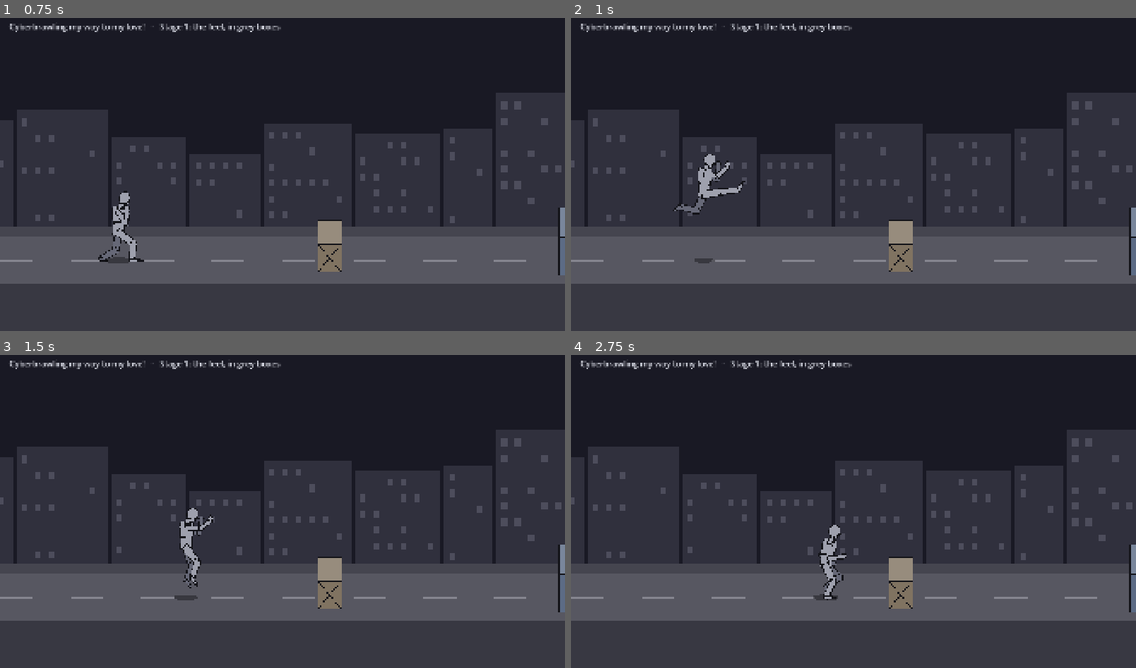
Above: before the commit, frames 1-4 (two rows, left to right).
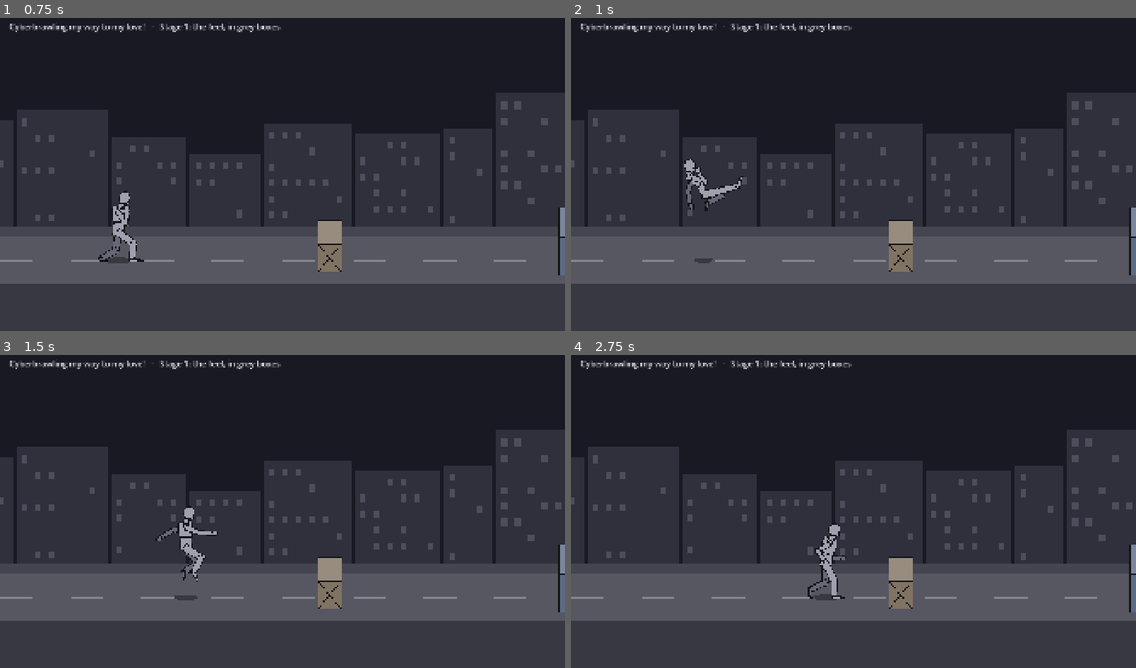
Above: after the commit, the same moments.

Repository: jetomev/cyberbrawling-my-way-to-my-love
Game: Godot game, scene res://scenes/main.tscn
Two runs of this game, one before a commit and one after it. Both use one fixed random seed, a clock stepped at 60 frames per second and the inputs below.
Inputs (mouse positions are in pixels of both pictures, inside the frame that each line leads up to):
- Up to frame 1 (0.75 s): tap Enter at 0.5 s; move the mouse to (406, 155) at 0.52 s; hold Right (move_right) from 0.53 s (still down); hold D (block) from 0.53 s (still down); click (406, 155) at 0.67 s
- Up to frame 2 (1 s): keep holding Right (move_right); keep holding D (block); tap Space (jump) at 0.77 s; tap B (kick) at 0.8 s
- Up to frame 3 (1.5 s): tap Space (jump) at 1.07 s; release Right (move_right) at 1.25 s; release D (block) at 1.25 s; drag from (169, 524) to (254, 574) at 1.27 s
- Up to frame 4 (2.75 s): move the mouse to (910, 439) at 2.02 s; hold Right (move_right) from 2.03 s (still down); hold W (run) from 2.03 s (still down); tap A (punch) at 2.1 s

Frame 1 is identical in both runs. In frame 2, 0.9% of the frame differs, in the area x 18-31%, y 43-63%; in frame 3, 0.6%; in frame 4, 0.4%.

Commit message:
Stage 1: Javier's play of a7c202b: a flying side kick, a brisker walk, a real run
Javier, 2026-11-02 21:21 (through the assistant team): "the flying kick, has to look like a flying kick, not like a
karate kid movie kick, is weird. Movements are much better. Walk is too slow, and running looks weird."

- Flying kick: now a flying side kick, not the crane front kick. Off the jump the knee chambers to the side; at the
  hit he is side-on, leaning back in one line away from the target, the kicking leg driven out straight and a little
  up, heel first, the other knee tucked up under him. Then (studied from "Wushu Basics", Commons, CC BY-SA 3.0) the
  legs fold, the body comes round, the arms go out wide for balance and the knees stay tucked until the legs reach
  for the street. The old front-kick-shape test is replaced.
- Walk: brisk, 1.5 legs a second (CMU 16_15's easy walk is 1.33), a stride of 1.45 legs, about 1 s a cycle.
- Run: a stride every 0.6 s, 2.4 legs long (CMU 16_08 at a jog; it was 0.4 s, quick little steps, 1.6 legs); each
  foot on the street a quarter of the cycle with a flight between steps; the foot lands closer under him than it
  pushes off behind, and the body is at its highest in the flight, so he runs tall (the hips sank 27 px; now 15).

Guards first (all failed on the old code): the side kick's shape at the hit, no crane, arms wide and knees tucked
through the fall; the walk's pace and stride; the run's cadence, stride, arm drive, bent elbows and height.

Tests: 141 (3105 checks), up from 140 (2985).

Co-Authored-By: Claude Opus 5.5 <noreply@anthropic.com>

Diff:
--- a/game/scripts/present/poses.gd
+++ b/game/scripts/present/poses.gd
@@ -107,11 +107,11 @@
 ## (Javier, 2026-11-02 18:48: the hero walks and runs, X switches between the fight stance and the walk stance).
 const RELAXED := {"f": Vector2(12.0, 118.0), "b": Vector2(-10.0, 118.0)}
 ## The everyday walk: each foot planted most of the cycle, the legs passing each other, the arms swinging against them.
-const STROLL_CYCLE := 64  # (CMU 16_15: about 1.1 s a cycle at an easy walk)
-const STROLL_STEP := 26
+const STROLL_CYCLE := 58  # a brisk walk, about 1 s a cycle and a stride of 1.45 legs (CMU 16_15: 1.11 s, 1.47 legs)
+const STROLL_STEP := 24
 ## The run: knees high, arms bent and pumping, a lean forward, and a moment with both feet off the street.
-const RUN_CYCLE := 24
-const RUN_STEP := 15
+const RUN_CYCLE := 36  # a stride every 0.6 s, 2.4 legs long (CMU 16_08 at a jog); at 0.4 s it was quick little steps
+const RUN_STEP := 27  # each foot on the street a quarter of the cycle: the rest is swing, with a flight between steps
 ## The walk is a fighter's shuffle, not a stroll (Javier, 2026-11-02 morning): the front foot steps out, the back foot
 ## follows, the feet never pass each other and the stance never breaks. A cycle of WALK_CYCLE ticks; each foot spends
 ## WALK_STEP of them in the air and the rest planted, sliding back under the body at exactly the walking speed, so a
@@ -187,19 +187,27 @@
 		["active_end", {"step_f": 8.0, "cover_f": 0.0, "hip_x": 3.0, "hip_turn": 3.0, "arm_f_upper": -98.0, "arm_f_lower": 0.0, "torso": 6.0, "head": 4.0}],
 		["follow", {"step_f": 4.0, "hip_x": 1.0, "torso": 9.0}],
 		["end", {}]],
-	# the flying kick (CMU 135_04, a front kick, for its shape): the knee up in a chamber with the body leaning over it,
-	# the leg snaps out as the body comes upright, it holds a moment, folds back to the chamber, then the legs come
-	# under him for the landing; hands up the whole way
-	"air_kick": [["start", {"leg_f_upper": -72.0, "leg_f_lower": 118.0, "leg_b_upper": 14.0, "leg_b_lower": 70.0,
-			"torso": 20.0, "head": -10.0, "hip_y": 0.0}],
-		["startup", {"leg_f_upper": -100.0, "leg_f_lower": 4.0, "leg_b_upper": 26.0, "leg_b_lower": 80.0, "torso": 6.0,
-			"head": 4.0, "hip_y": 0.0}],
-		["active_end", {"leg_f_upper": -100.0, "leg_f_lower": 4.0, "leg_b_upper": 26.0, "leg_b_lower": 80.0, "torso": 6.0,
-			"head": 4.0, "hip_y": 0.0}],
-		["recoil", {"leg_f_upper": -92.0, "leg_f_lower": 135.0, "leg_b_upper": 10.0, "leg_b_lower": 70.0, "torso": 4.0,
-			"head": 4.0, "hip_y": 0.0}],
-		["tuck", {"leg_f_upper": -40.0, "leg_f_lower": 60.0, "leg_b_upper": -20.0, "leg_b_lower": 40.0, "torso": 6.0,
-			"head": 14.0, "hip_y": 0.0}]],
+	# the flying kick: a flying side kick (Javier, 2026-11-02 21:21: "has to look like a flying kick, not like a karate
+	# kid movie kick"). Off the jump the knee chambers to the side with both legs drawn up; at the hit the body is
+	# side-on and leans back away from the target, the kicking leg driven out straight, heel first, the other leg tucked
+	# tight under him, the lead fist guarding and the rear arm back. Then ("Wushu Basics", Commons, CC BY-SA 3.0) the
+	# legs fold up, the body comes round, the arms go out wide for balance, and the knees stay tucked until the legs
+	# reach for the street (landing())
+	"air_kick": [["start", {"turn": 55.0, "torso": -14.0, "head": 10.0, "hip_turn": -10.0, "hip_y": 0.0,
+			"leg_f_upper": -78.0, "leg_f_lower": 125.0, "leg_b_upper": -45.0, "leg_b_lower": 130.0,
+			"cover_b": 0.0, "arm_b_upper": 40.0, "arm_b_lower": -70.0}],
+		["startup", {"turn": 85.0, "torso": -52.0, "head": 34.0, "hip_turn": -26.0, "hip_y": 0.0,
+			"leg_f_upper": -104.0, "leg_f_lower": 0.0, "leg_b_upper": -88.0, "leg_b_lower": 150.0,
+			"cover_b": 0.0, "arm_b_upper": 70.0, "arm_b_lower": -30.0}],
+		["active_end", {"turn": 85.0, "torso": -52.0, "head": 34.0, "hip_turn": -26.0, "hip_y": 0.0,
+			"leg_f_upper": -104.0, "leg_f_lower": 0.0, "leg_b_upper": -88.0, "leg_b_lower": 150.0,
+			"cover_b": 0.0, "arm_b_upper": 70.0, "arm_b_lower": -30.0}],
+		["recoil", {"turn": 35.0, "torso": -10.0, "head": 10.0, "hip_turn": -8.0, "hip_y": 0.0,
+			"leg_f_upper": -75.0, "leg_f_lower": 115.0, "leg_b_upper": -45.0, "leg_b_lower": 120.0,
+			"cover_f": 0.0, "cover_b": 0.0, "arm_f_upper": -75.0, "arm_f_lower": -15.0, "arm_b_upper": 80.0, "arm_b_lower": -15.0}],
+		["tuck", {"turn": 0.0, "torso": 0.0, "head": 6.0, "hip_turn": 0.0, "hip_y": 0.0,
+			"leg_f_upper": -60.0, "leg_f_lower": 90.0, "leg_b_upper": -40.0, "leg_b_lower": 95.0,
+			"cover_f": 0.0, "cover_b": 0.0, "arm_f_upper": -70.0, "arm_f_lower": -15.0, "arm_b_upper": 75.0, "arm_b_lower": -15.0}]],
 	"climb": [["start", {"cover_f": 0.0, "cover_b": 0.0, "open_f": 1.0, "open_b": 1.0, "hand_f": -30.0, "hand_b": -30.0, "arm_f_upper": -165.0, "arm_f_lower": 0.0, "arm_b_upper": -150.0, "arm_b_lower": 0.0,
 			"leg_f_upper": -20.0, "leg_f_lower": 30.0, "hip_y": 0.0}],
 		["climb_mid", {"cover_f": 0.0, "cover_b": 0.0, "open_f": 1.0, "open_b": 1.0, "hand_f": 60.0, "hand_b": 60.0, "arm_f_upper": -60.0, "arm_f_lower": -30.0, "arm_b_upper": -40.0, "arm_b_lower": -30.0,
@@ -436,7 +444,7 @@
 					if t < WALK_EASE_IN:
 						pose = blend(full(STAND), pose, float(t) / WALK_EASE_IN)
 				elif state == "run":
-					pose.merge(_gait(t, RUN_CYCLE, RUN_STEP, tune["run_speed"], 64.0, 38.0, true), true)
+					pose.merge(_gait(t, RUN_CYCLE, RUN_STEP, tune["run_speed"], 64.0, 40.0, true, 0.7), true)
 					if t < WALK_EASE_IN:
 						pose = blend(full(STAND), pose, float(t) / WALK_EASE_IN)
 				return pose
@@ -518,27 +526,31 @@
 ## stays planted, sliding back under the body at `speed`, so it holds its place on the street; the back foot is half a
 ## cycle behind, so the legs pass each other. The arms swing against the legs by `arm` degrees. In a run the swing
 ## is longer than the stance, so twice a cycle both feet are off the street, and the body lifts in that moment.
-static func _gait(t: int, cycle: int, step: int, speed: float, lift: float, arm: float, heel_first := false) -> Dictionary:
+## "ahead" is how far in front a foot lands, as a share of the half-stride: 1 lands as far ahead as it leaves behind;
+## a runner lands closer under the body (the hips don't drop to reach far ahead) and pushes off further behind.
+static func _gait(t: int, cycle: int, step: int, speed: float, lift: float, arm: float, heel_first := false, ahead := 1.0) -> Dictionary:
 	var reach := speed * float(cycle - step) * 0.5
+	var front := reach * ahead
+	var back := 2.0 * reach - front
 	var out := {"feet": 1.0, "relaxed": 1.0, "rise_b": 0.0}
 	var airborne := 0
 	for side in ["f", "b"]:
 		var u := (t + (0 if side == "f" else cycle / 2)) % cycle
 		if u < step:
 			var k := float(u) / step
-			out["step_" + side] = lerpf(-reach, reach, k * k * (3.0 - 2.0 * k))
+			out["step_" + side] = lerpf(-back, front, k * k * (3.0 - 2.0 * k))
 			# the heel lifts behind straight after the push-off (the lift comes early in the swing), as recorded walks
 			# and runs show; the toe then skims forward
 			out["lift_" + side] = lift * sin(PI * (pow(k, 0.55) if heel_first else k))
 			airborne += 1
 		else:
-			out["step_" + side] = reach - speed * float(u - step)
+			out["step_" + side] = front - speed * float(u - step)
 			out["lift_" + side] = 0.0
 	# the arms against the legs: the near arm forward as the far leg comes forward, and the other way about
 	out["arm_f_upper"] = -8.0 - arm * out["step_b"] / maxf(reach, 1.0)
 	out["arm_b_upper"] = 8.0 - arm * out["step_f"] / maxf(reach, 1.0)
 	if airborne == 2:
-		out["hip_y"] = -14.0 if lift > 40.0 else -4.0  # both feet off the street: the body is in the air
+		out["hip_y"] = -20.0 if lift > 40.0 else -4.0  # both feet off the street: the body is in the air, at its highest
 	return out
 
 
--- a/game/scripts/sim/tuning.gd
+++ b/game/scripts/sim/tuning.gd
@@ -5,7 +5,7 @@
 const DEFAULTS := {
 	# moving along the street (x) and up/down its depth (z, the shallow street of D-13)
 	"walk_speed": 4.0,
-	"stroll_speed": 2.2,  # the walk stance's everyday walk: a real easy walk at this scale (CMU 16_15: 1.15 s a cycle)
+	"stroll_speed": 3.0,  # the walk stance's walk: brisk, 1.5 legs a second (CMU 16_15's easy walk is 1.33; Javier, 2026-11-02 21:21: "Walk is too slow")
 	"run_speed": 8.0,  # W held (Javier, 2026-11-02 18:48: "the character needs to be able to walk, and run")
 	"stance_switch_ticks": 8,  # X: from the fight stance to the walk stance and back
 	"depth_speed": 2.4,
--- a/game/tests/test_reference.gd
+++ b/game/tests/test_reference.gd
@@ -36,17 +36,29 @@
 	check(fall["leg_f_lower"] <= 30.0, "reaching for the street, the knees only a little bent")
 
 
-func test_the_flying_kick_has_the_front_kicks_shape() -> void:
-	# CMU 135_04: the knee comes up with the spine leaning forward over it; the leg snaps out as the body comes
-	# upright; a moment held; then it folds back to the chamber
+func test_the_flying_kick_is_a_flying_side_kick() -> void:
+	# Javier played build a7c202b (2026-11-02 21:21, through the assistant team): "the flying kick, has to look like a
+	# flying kick, not like a karate kid movie kick, is weird". The classic flying side kick: at the hit the body is
+	# side-on and leans back away from the target, the kicking leg is driven out straight at hip height or above,
+	# the other leg tucked tight under him. Then ("Wushu Basics", Commons, CC BY-SA 3.0) the knees stay tucked and
+	# the arms go out wide for balance until the legs reach for the street.
 	var t := Tuning.fresh()
 	var d := Moves.data("air_kick", t)
-	check(d["startup"] >= 6, "time to show the chamber before the kick (%d frames)" % d["startup"])
-	check(Poses.angles("air_kick", 0, t)["torso"] >= 15.0, "in the chamber the body leans over the knee")
 	var hit := Poses.angles("air_kick", d["startup"], t)
-	check(hit["torso"] <= 8.0, "at the kick the body is upright")
-	check(Poses.angles("air_kick", 0, t)["leg_f_lower"] >= 100.0, "the chamber: the knee up, the foot folded under it")
-	check(Poses.angles("air_kick", Poses.moment("air_kick", "recoil", t), t)["leg_f_lower"] >= 120.0, "after it, the leg folds back")
+	var b := Poses.bake(hit, false)
+	check(hit["turn"] >= 70.0, "side-on at the hit (turned %.0f)" % hit["turn"])
+	check(hit["torso"] <= -25.0, "leaning back, away from the target (%.0f)" % hit["torso"])
+	check(absf(b["leg_f_lower"]) <= 10.0, "the kicking leg straight (%.0f)" % absf(b["leg_f_lower"]))
+	var foot: Vector2 = Poses._end("leg_f_lower", b)[0]
+	var hip: Vector2 = Poses._end("hip", b)[0]
+	check(foot.y <= hip.y + 10.0 and foot.x > hip.x + 90.0, "driven out at hip height or above (%.0f px out, %.0f px under the hips)" % [foot.x - hip.x, foot.y - hip.y])
+	check(absf(b["leg_b_lower"]) >= 100.0, "the other leg tucked tight under him (knee %.0f)" % absf(b["leg_b_lower"]))
+	check(not (Poses.angles("air_kick", 0, t)["leg_f_upper"] < -60.0 and absf(Poses.angles("air_kick", 0, t)["leg_f_lower"]) > 100.0 and Poses.angles("air_kick", 0, t)["torso"] > 10.0), "no crane: the knee isn't held up front with the body leaning over it")
+	for tick in range(Poses.moment("air_kick", "recoil", t), Poses.moment("air_kick", "recoil", t) + 30):
+		var f := Poses.bake(Poses.angles("air_kick", tick, t), false)
+		var wide: float = absf((Poses._end("hand_f", f)[0] as Vector2).x - (Poses._end("hand_b", f)[0] as Vector2).x)
+		check(wide >= 60.0, "air_kick@%d: the arms out wide for balance (%.0f px apart)" % [tick, wide])
+		check(absf(f["leg_f_lower"]) >= 60.0 and absf(f["leg_b_lower"]) >= 60.0, "air_kick@%d: the knees stay tucked (%.0f, %.0f)" % [tick, absf(f["leg_f_lower"]), absf(f["leg_b_lower"])])
 
 
 func test_an_everyday_walk_has_a_real_cadence() -> void:
@@ -70,6 +82,36 @@
 	check(swing_knee >= 45.0, "the swinging knee bends, the heel up behind (%.0f)" % swing_knee)
 
 
+
+func test_the_walk_and_the_run_keep_a_real_pace() -> void:
+	# Javier (2026-11-02 21:21): "Walk is too slow, and running looks weird." Measured on CMU 16 (leg = thigh + shin):
+	# an easy walk 1.33 legs a second, a stride of 1.47 legs; a jog about 4 legs a second, a stride every ~0.6 s
+	# (about 2.4 legs), elbows bent 100-120, each arm swinging about 35 degrees, the swinging knee folding to ~90.
+	var t := Tuning.fresh()
+	var leg: float = Poses.BONES["leg_f_upper"][3] + Poses.BONES["leg_f_lower"][3]
+	var walk: float = t["stroll_speed"] * 60.0 / leg
+	check(walk >= 1.4 and walk <= 1.9, "a brisk walk: %.2f legs a second (an easy one is 1.33)" % walk)
+	var wstride: float = t["stroll_speed"] * Poses.STROLL_CYCLE / leg
+	check(wstride >= 1.3 and wstride <= 1.7, "a real stride walking: %.2f legs" % wstride)
+	var cyc: float = Poses.RUN_CYCLE / 60.0
+	check(cyc >= 0.5 and cyc <= 0.7, "running, a stride every %.2f s (not quick little steps)" % cyc)
+	var rstride: float = t["run_speed"] * Poses.RUN_CYCLE / leg
+	check(rstride >= 2.0, "long strides running: %.2f legs" % rstride)
+	var lo := INF
+	var hi := -INF
+	var sink := 0.0
+	var stand_hip: float = (Poses._end("hip", Poses.bake(Poses.angles("stand", 0, t), true))[0] as Vector2).y
+	for tt in range(Poses.WALK_EASE_IN, Poses.WALK_EASE_IN + Poses.RUN_CYCLE):
+		var p := Poses.angles("run", tt, t)
+		var b := Poses.bake(p, true)
+		lo = minf(lo, p["arm_f_upper"])
+		hi = maxf(hi, p["arm_f_upper"])
+		check(absf(b["arm_f_lower"]) >= 80.0, "run@%d: the elbow bent (%.0f)" % [tt, absf(b["arm_f_lower"])])
+		sink = maxf(sink, (Poses._end("hip", b)[0] as Vector2).y - stand_hip)
+	check(hi - lo >= 50.0, "the arms drive: %.0f degrees end to end" % (hi - lo))
+	check(sink <= 16.0, "running tall, not a crouched shuffle (the hips sink %.0f px at most)" % sink)
+
+
 func test_the_guard_is_alive() -> void:
 	var t := Tuning.fresh()
 	var lo := INF
